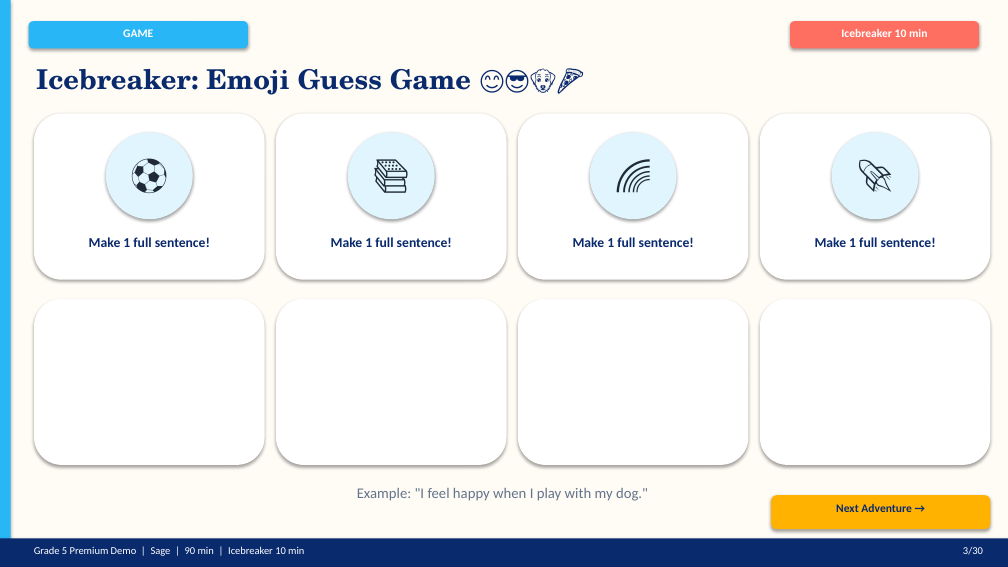
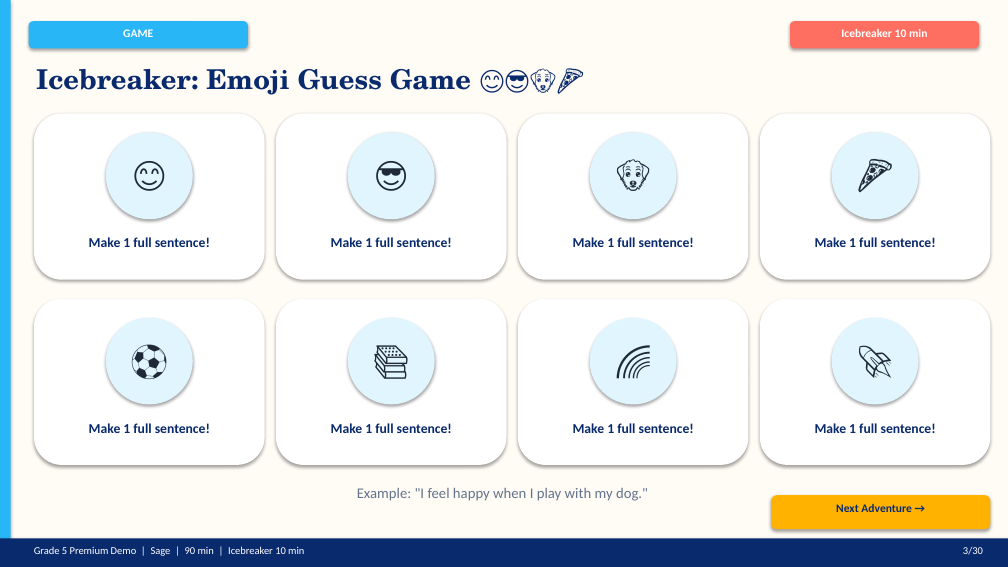
Before and after one commit to bhushanjain143/class-nodes-, a slide deck: slide 3 of Grade5_Sage_Premium_English_Demo_90min.pptx. Drawn at 1008x567 pixels with LibreOffice and Linux fonts; fonts in the diff are those of the drawing. Boxes give left, top, right and bottom in pixels: in the first picture for what was removed or moved away, otherwise in the second. Text is boxed around its words. In the diff, an @@ line names an element or a change of style, - is before the commit and + after.

```diff
--- a/Grade5_Sage_Premium_English_Demo_90min.pptx
+++ b/Grade5_Sage_Premium_English_Demo_90min.pptx
@@ ellipse added at box(106, 318, 193, 405), fill #E1F5FE @@
@@ ellipse added at box(348, 318, 435, 405), fill #E1F5FE @@
@@ ellipse added at box(590, 318, 677, 405), fill #E1F5FE @@
@@ ellipse added at box(832, 318, 919, 405), fill #E1F5FE @@
@@ 4 texts: place and size @@
-4 texts at box(106, 147, 919, 200)
+4 texts at box(106, 333, 919, 386)
@@ text added at box(89, 423, 210, 433), 13 pt, text #0A2A6E, bold @@
+Make 1 full sentence!
@@ text added at box(331, 423, 452, 433), 13 pt, text #0A2A6E, bold @@
+Make 1 full sentence!
@@ text added at box(573, 423, 694, 433), 13 pt, text #0A2A6E, bold @@
+Make 1 full sentence!
@@ text added at box(815, 423, 936, 433), 13 pt, text #0A2A6E, bold @@
+Make 1 full sentence!
```
Also in this commit, not shown: 2 other slides changed.
